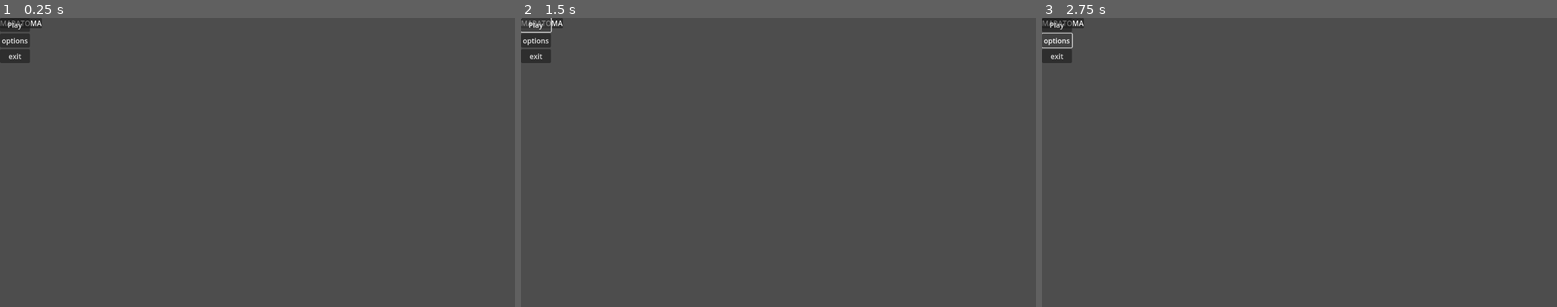
Above: before the commit, frames 1-3 (left to right).
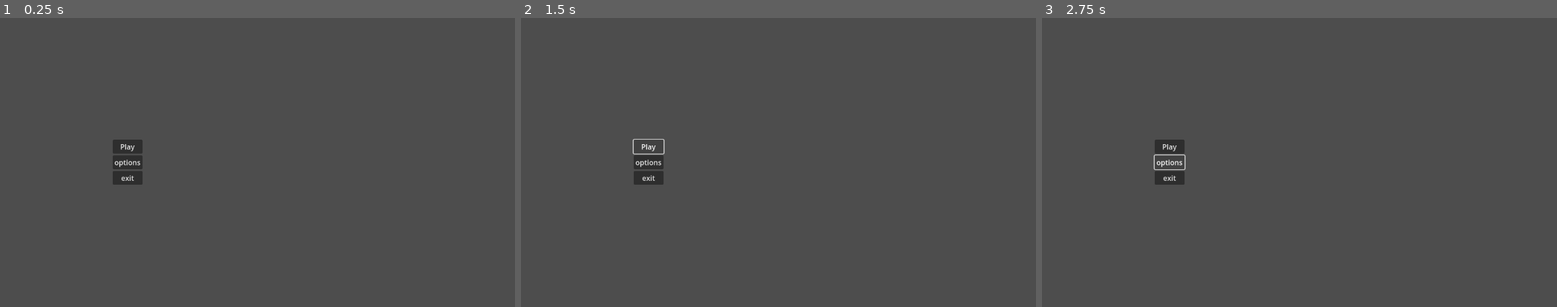
Above: after the commit, the same moments.

Repository: ElTomyDev/gamejam-maratoma-rhythm
Game: Godot game, scene res://scenes/ui/main_menu.tscn
Same seed, same stepped clock (60 frames per second), same inputs: the game is played once before the commit and once after it. This scene is started directly instead of the project's main scene.
Inputs:
- Up to frame 1 (0.25 s): no input
- Up to frame 2 (1.5 s): click "Play" at 0.5 s; click "Play" at 1.25 s
- Up to frame 3 (2.75 s): click "options" at 2 s

The runs differ from the first frame. In frame 1, 1.6% of the frame differs, in the area x 0-28%, y 0-58%; in frame 2, 1.3%; in frame 3, 1.3%.

Commit message:
se agregaron los fonts

Diff:
--- a/scenes/ui/main_menu.tscn
+++ b/scenes/ui/main_menu.tscn
@@ -10,7 +10,7 @@
 size_flags_horizontal = 4
 size_flags_vertical = 4
 
-[node name="items_menu_controller" type="Container" parent="."]
+[node name="items_menu_controller" type="AspectRatioContainer" parent="."]
 layout_mode = 1
 anchors_preset = 15
 anchor_right = 1.0
@@ -20,19 +20,10 @@
 size_flags_horizontal = 4
 size_flags_vertical = 4
 
-[node name="title" type="PanelContainer" parent="items_menu_controller"]
-layout_mode = 2
-size_flags_vertical = 4
-
-[node name="Label" type="Label" parent="items_menu_controller/title"]
-layout_mode = 2
-size_flags_horizontal = 4
-text = "MARATOMA"
-
 [node name="buttons_container" type="VBoxContainer" parent="items_menu_controller"]
 layout_mode = 2
 size_flags_horizontal = 0
-size_flags_vertical = 8
+size_flags_vertical = 4
 
 [node name="play_button" type="Button" parent="items_menu_controller/buttons_container"]
 layout_mode = 2
Binary file added: assets/fonts/Mario-Kart-DS.ttf
Not shown, added: assets/fonts/Mario-Kart-DS.ttf.import
